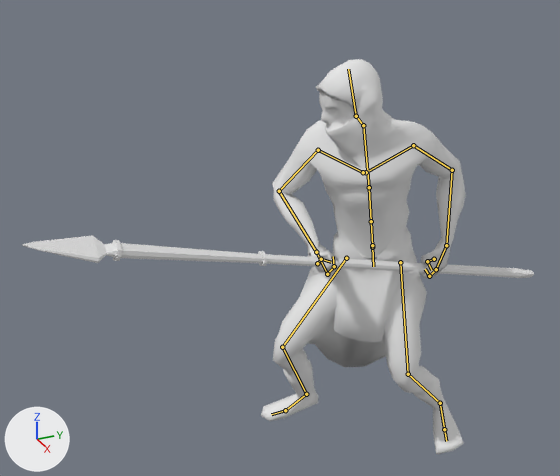
Renders of the Blender file Assets/Project Assets/Models/Hunter/WarriorNeanderthal1.blend from each side of a commit.
Camera for both pictures: a 50 mm camera at (2.65, -1.73, 2.34) aimed at (0.02, -0.55, 1.03). Lighting does not change. The marker at lower left points along +X, +Y and +Z. Both versions are drawn at frame 50 of the action 'Hunter_RangeAtk'; the numbers are the values there. The bones that bend it are drawn over the model as lines.

The first picture shows 'Hunter', 'Spear'.
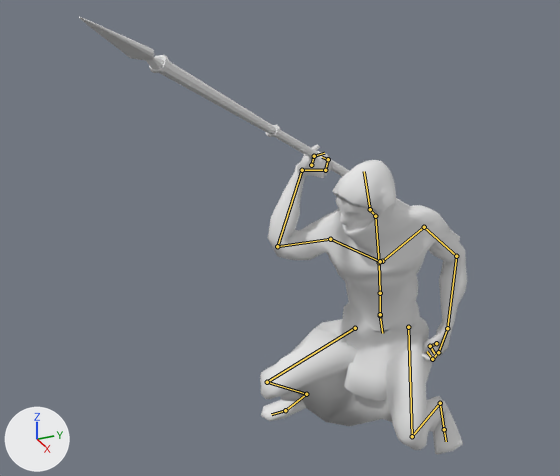
Location of each change, (x1, y1, x2, y2) in pixels of the pictures (560 x 476 px):
'Hunter', posed (21% shorter): before (261, 59, 466, 454); after (260, 144, 467, 455)
'Spear', posed (26% narrower, 423% taller): before (22, 236, 534, 278); after (79, 17, 460, 241)
bone 'Spine1', root to tip: before (372, 245) to (371, 221); after (380, 314) to (380, 293)
bone 'Spine2', root to tip: before (371, 221) to (369, 187); after (380, 293) to (379, 262)
bone 'Spine3', root to tip: before (369, 187) to (363, 125); after (379, 262) to (375, 216)
bone 'neck', root to tip: before (363, 125) to (356, 116); after (375, 216) to (370, 209)

The change in detail:
Bone 'Pevis_IK' (bone_pevis_ik) moves from (0.193, -0.177, 0.108) to (0.193, -0.177, 0.424).
Bone 'Pevis_IK' (bone_pevis_ik) turns from (-10, -1, -28) to (-12, -3, -35) degrees about its own x, y and z.
Bone 'Spine1' (bone_spine1) turns from (0, 31, 0) to (1, 26, 3) degrees about its own x, y and z.
Bone 'Spine2' (bone_spine2) turns from (-9, -2, 0) to (-9, -6, 0) degrees about its own x, y and z.
Bone 'Spine3' (bone_spine3) turns from (0, 0, 0) to (-7, 10, -1) degrees about its own x, y and z.
Bone 'neck' (bone_neck) turns from (-33, -2, -3) to (-40, 11, 4) degrees about its own x, y and z.
Bone 'Hand_IK.L' (bone_hand_ik_l) moves from (-0.474, -0.446, 0.102) to (-0.497, -0.431, -0.004).
Bone 'Elbow_IK.L' (bone_elbow_ik_l) moves from (0.113, 0.191, -0.135) to (0.243, 0.128, -0.11).
Bone 'Elbow_IK.R' (bone_elbow_ik_r) moves from (-0.165, -0.503, -0.007) to (0.315, -0.569, 0.013).
Bone 'Hand_IK.R' (bone_hand_ik_r) moves from (0.345, -0.7, -0.36) to (-0.282, -0.539, -0.131).
Bone 'Hand_IK.R' (bone_hand_ik_r) turns from (-32, -12, -145) to (-8, -48, 178) degrees about its own x, y and z.
Bone 'Knee_IK.R' (bone_knee_ik_r) moves from (-0.246, 0.001, 0.316) to (-0.484, -0.146, 0.492).
Bone 'Knee_Ik.L' (bone_knee_ik_l) moves from (-0.256, -0.06, -0.191) to (-0.304, -0.007, -0.149).
